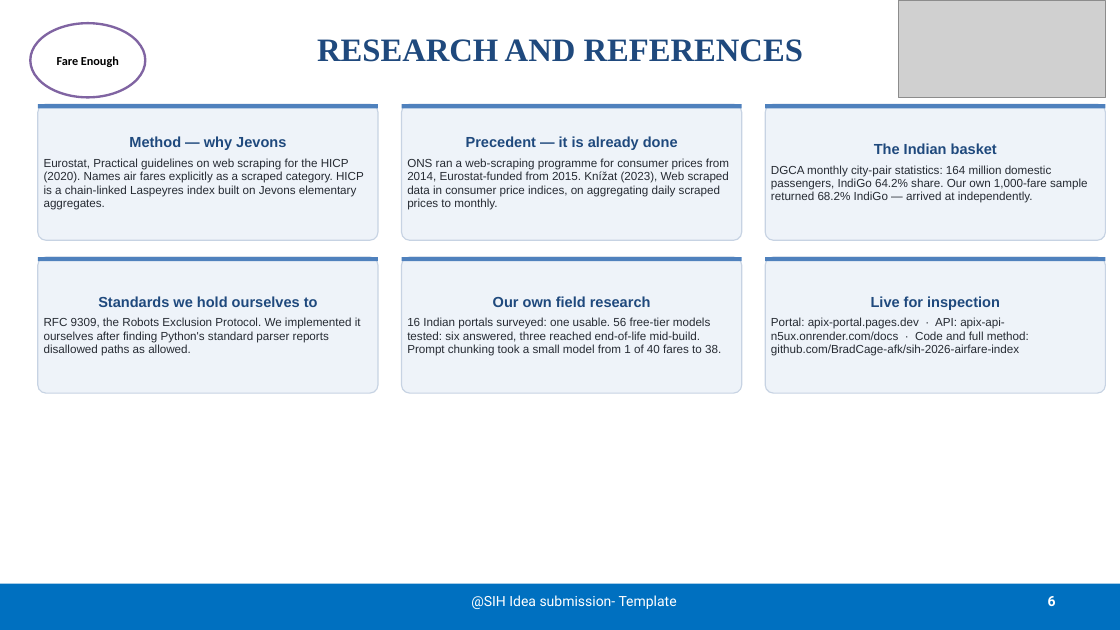
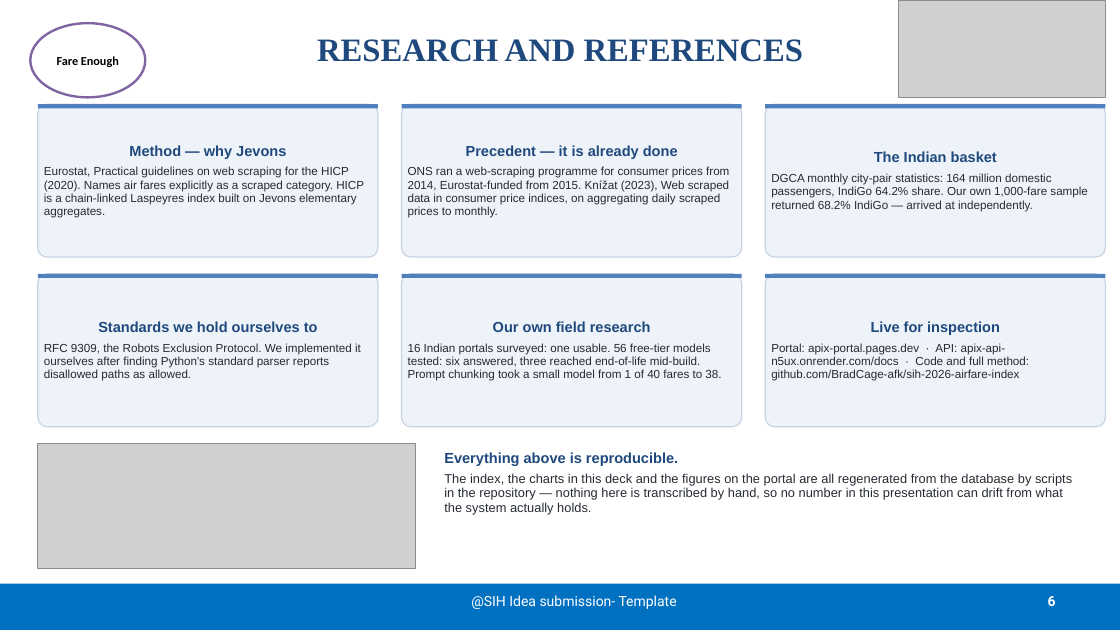
Before and after one commit to BradCage-afk/sih-2026-airfare-index, a slide deck: slide 6 of SIH26056-Idea-Presentation.pptx. Drawn at 1120x630 pixels with LibreOffice and Linux fonts; fonts in the diff are those of the drawing; grey boxes stand for pictures. Boxes give left, top, right and bottom in pixels: in the first picture for what was removed or moved away, otherwise in the second. Text is boxed around its words. In the diff, an @@ line names an element or a change of style, - is before the commit and + after.

```diff
--- a/SIH26056-Idea-Presentation.pptx
+++ b/SIH26056-Idea-Presentation.pptx
@@ rounded rectangle "Method — why Jevons": place and size @@
-rounded rectangle "Method — why Jevons" at [38,104,378,240]
+rounded rectangle "Method — why Jevons" at [38,104,378,257]
@@ rounded rectangle "Precedent — it is already ...": place and size @@
-rounded rectangle "Precedent — it is already ..." at [402,104,742,240]
+rounded rectangle "Precedent — it is already ..." at [402,104,742,257]
@@ rounded rectangle "The Indian basket": place and size @@
-rounded rectangle "The Indian basket" at [765,104,1106,240]
+rounded rectangle "The Indian basket" at [765,104,1106,257]
@@ rounded rectangle "Standards we hold ourselves to": place and size @@
-rounded rectangle "Standards we hold ourselves to" at [38,257,378,393]
+rounded rectangle "Standards we hold ourselves to" at [38,274,378,427]
@@ rounded rectangle "Our own field research": place and size @@
-rounded rectangle "Our own field research" at [402,257,742,393]
+rounded rectangle "Our own field research" at [402,274,742,427]
@@ rounded rectangle "Live for inspection": place and size @@
-rounded rectangle "Live for inspection" at [765,257,1106,393]
+rounded rectangle "Live for inspection" at [765,274,1106,427]
@@ 3 rectangles: place and size @@
-3 rectangles at [38,257,1106,261]
+3 rectangles at [38,274,1106,278]
@@ picture added at [38,444,416,569] @@
@@ text added at [444,452,1072,515], 11 pt, text #262B33 @@
+Everything above is reproducible.
+The index, the charts in this deck and the figures on the portal are all regenerated from the database by scripts in the repository — nothing here is transcribed by hand, so no number in this presentation can drift from what the system actually holds.
```
Also in this commit, not shown: 4 other files.
